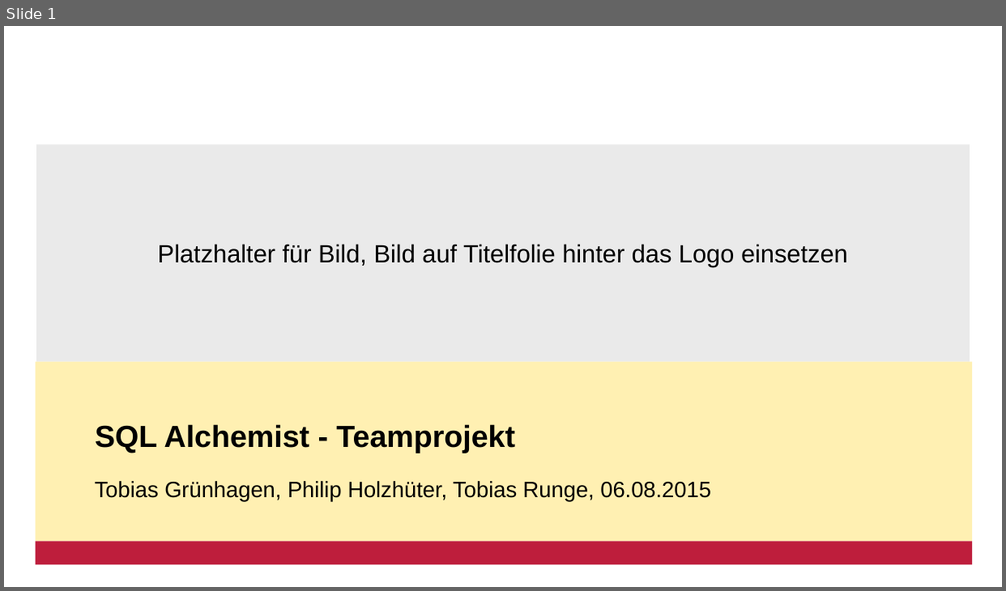
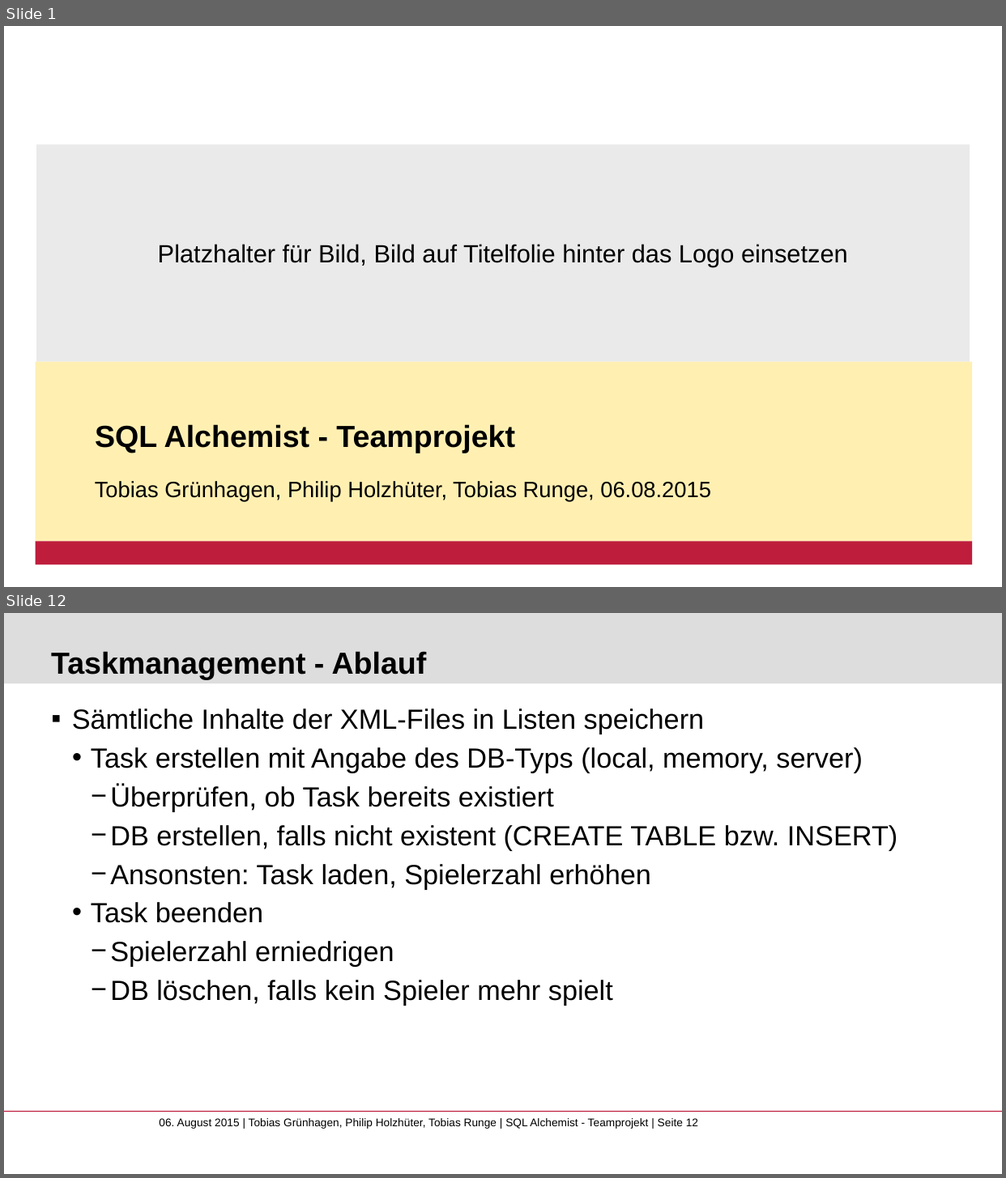
Before and after one commit to ifis-tu-bs/SQL-Alchemist-Teamprojekt, a slide deck: docs/Präsentation_SQL Alchemist Teamprojekt_Tobias Grünhagen_Philip Holzhüter_Tobias Runge.pptx. Shown one above the other, each under a label of ours: slide 1 before the commit, slides 1 and 12 after it; the slides between them are not shown. The pictures are 1006x591 and 1006x1178 pixels, drawn with LibreOffice and Linux fonts; fonts in the diff are those of the drawing; background and template pictures are left out. Boxes give left, top, right and bottom in pixels: in the first picture for what was removed or moved away, otherwise in the second. Text is boxed around its words. In the diff, an @@ line names an element or a change of style, - is before the commit and + after.

```diff
--- a/docs/Präsentation_SQL Alchemist Teamprojekt_Tobias Grünhagen_Philip Holzhüter_Tobias Runge.pptx
+++ b/docs/Präsentation_SQL Alchemist Teamprojekt_Tobias Grünhagen_Philip Holzhüter_Tobias Runge.pptx
@@ slide 12 added at <box>4,613,1002,1174</box>, background #FFFFFF @@
@@ rectangle added at <box>4,613,1002,683</box>, fill #DDDDDD @@
@@ title added at <box>51,651,427,679</box>, 22 pt, text #000000, bold @@
+Taskmanagement - Ablauf
@@ text added at <box>72,709,897,1006</box>, 20 pt, text #000000 @@
+  ▪ Sämtliche Inhalte der XML-Files in Listen speichern
+    • Task erstellen mit Angabe des DB-Typs (local, memory, server)
+      − Überprüfen, ob Task bereits existiert
+      − DB erstellen, falls nicht existent (CREATE TABLE bzw. INSERT)
+      − Ansonsten: Task laden, Spielerzahl erhöhen
+    • Task beenden
+      − Spielerzahl erniedrigen
+      − DB löschen, falls kein Spieler mehr spielt
@@ line added from (4, 1112) to (1002, 1112), #BE1E3C 0.75 pt @@
@@ text added at <box>159,1118,698,1129</box>, 8 pt, text #000000 @@
+06. August 2015 | Tobias Grünhagen, Philip Holzhüter, Tobias Runge | SQL Alchemist - Teamprojekt | Seite 12
```
Also in this commit, not shown: 3 slides changed, 18 other slides added, 5 slides removed, 5 other files.
